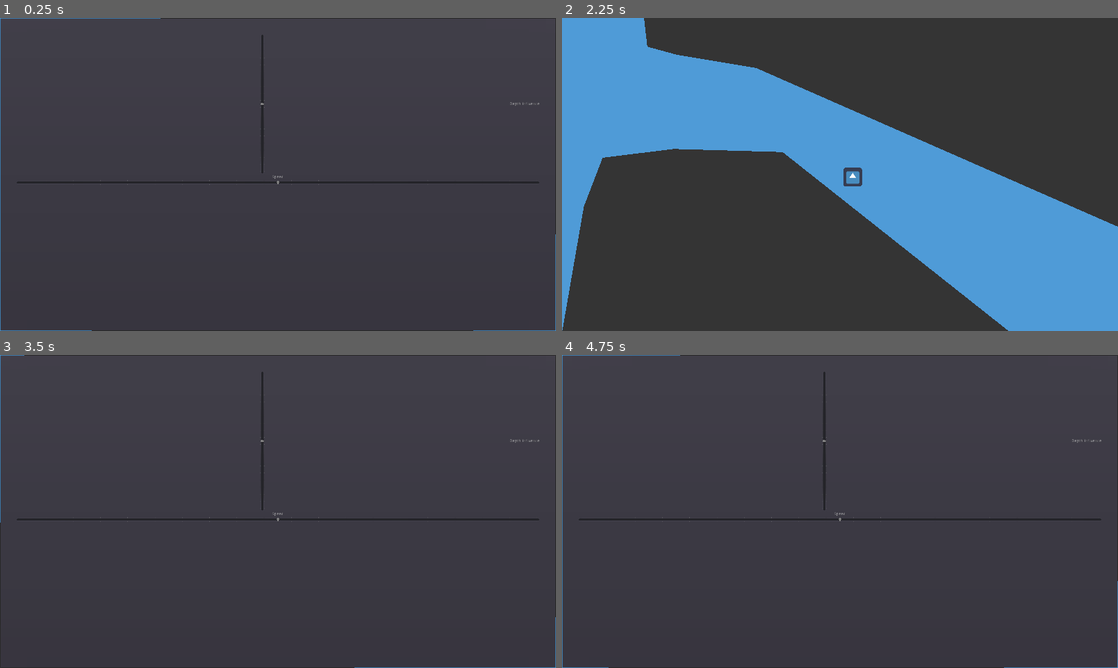
Above: before the commit, frames 1-4 (two rows, left to right).
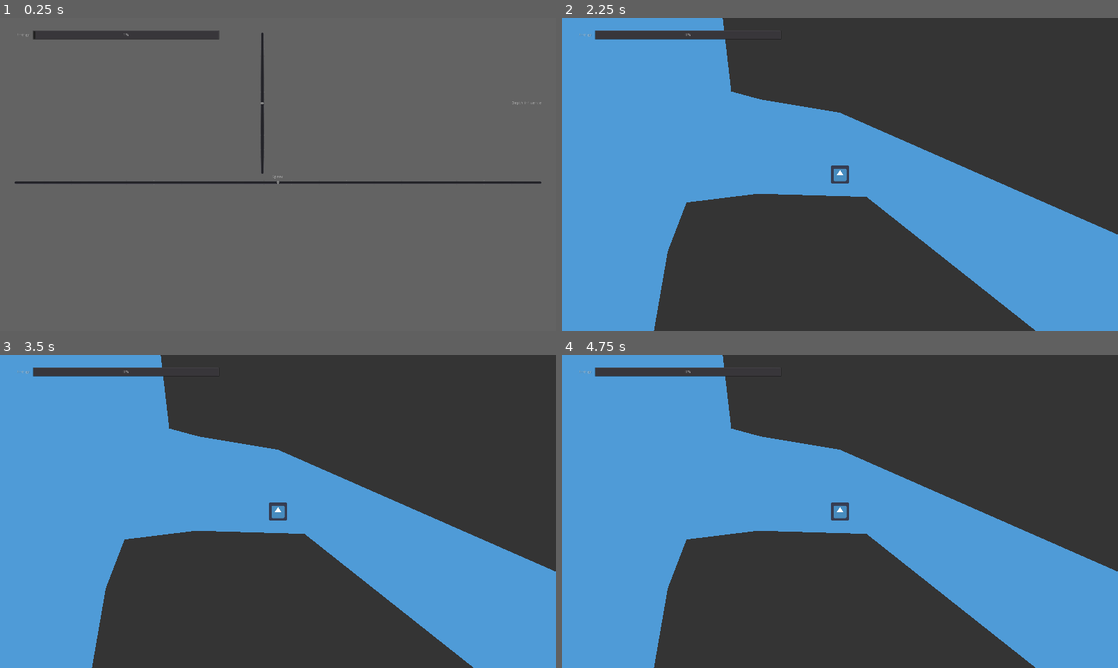
Above: after the commit, the same moments.

Repository: creikey/Podmornica
Game: Godot game, scene res://Main.tscn
Same seed, same stepped clock (60 frames per second), same inputs: the game is played once before the commit and once after it. The engine's default icon, where the game draws it, is replaced by a stand-in: a white triangle on a blue panel in a dark square.
Inputs:
- Up to frame 1 (0.25 s): no input
- Up to frame 2 (2.25 s): tap Enter at 0.5 s; hold D 0.53-1.28 s; hold Tab (g_toggle_controls) 0.53-1.28 s; hold S 1.28-2.03 s; tap Tab (g_toggle_controls) at 1.35 s; tap Space at 2 s; hold D from 2.03 s (still down); hold Tab (g_toggle_controls) from 2.03 s (still down)
- Up to frame 3 (3.5 s): release D at 2.78 s; release Tab (g_toggle_controls) at 2.78 s; hold W from 2.78 s (still down); tap Tab (g_toggle_controls) at 2.85 s
- Up to frame 4 (4.75 s): tap Enter at 3.5 s; release W at 3.53 s; hold Tab (g_toggle_controls) 3.53-4.28 s; hold A from 3.53 s (still down); tap Tab (g_toggle_controls) at 4.35 s

The runs differ from the first frame. In frame 1, 98% of the frame differs, in the area x 0-100%, y 0-100%; in frame 2, 19%; in frame 3, 47%; in frame 4, 47%.

Commit message:
Add energy consumption for viewing and moving

Diff:
--- /dev/null
+++ b/src/DepthSlider.gd
@@ -0,0 +1,6 @@
+extends HBoxContainer
+
+const player_state = preload("res://player_state.tres")
+
+func _process(delta):
+	player_state.controls.y = -$VSlider.value
--- a/src/Main.tscn
+++ b/src/Main.tscn
@@ -1,12 +1,18 @@
-[gd_scene load_steps=6 format=2]
+[gd_scene load_steps=10 format=2]
 
 [ext_resource path="res://icon.png" type="Texture" id=1]
 [ext_resource path="res://Submarine.gd" type="Script" id=2]
 [ext_resource path="res://nodes/RockFormation.tscn" type="PackedScene" id=3]
 [ext_resource path="res://ShipControls.gd" type="Script" id=4]
+[ext_resource path="res://DepthSlider.gd" type="Script" id=5]
+[ext_resource path="res://SpeedSlider.gd" type="Script" id=6]
+[ext_resource path="res://ShipEnergyDisplay.gd" type="Script" id=7]
 
 [sub_resource type="RectangleShape2D" id=1]
 extents = Vector2( 32, 32 )
+
+[sub_resource type="StyleBoxFlat" id=2]
+bg_color = Color( 0.388235, 0.388235, 0.388235, 1 )
 
 [node name="Main" type="Node2D"]
 
@@ -39,16 +45,15 @@
 [node name="ShipControls" type="PanelContainer" parent="UI"]
 anchor_right = 1.0
 anchor_bottom = 1.0
+custom_styles/panel = SubResource( 2 )
 script = ExtResource( 4 )
 __meta__ = {
 "_edit_use_anchors_": false
 }
 
 [node name="MarginContainer" type="MarginContainer" parent="UI/ShipControls"]
-margin_left = 7.0
-margin_top = 7.0
-margin_right = 1913.0
-margin_bottom = 1073.0
+margin_right = 1920.0
+margin_bottom = 1080.0
 custom_constants/margin_right = 50
 custom_constants/margin_top = 50
 custom_constants/margin_left = 50
@@ -57,26 +62,27 @@
 [node name="VBoxContainer" type="VBoxContainer" parent="UI/ShipControls/MarginContainer"]
 margin_left = 50.0
 margin_top = 50.0
-margin_right = 1856.0
-margin_bottom = 1016.0
+margin_right = 1870.0
+margin_bottom = 1030.0
 
 [node name="DepthSlider" type="HBoxContainer" parent="UI/ShipControls/MarginContainer/VBoxContainer"]
-margin_right = 1806.0
-margin_bottom = 481.0
+margin_right = 1820.0
+margin_bottom = 488.0
 size_flags_horizontal = 3
 size_flags_vertical = 3
+script = ExtResource( 5 )
 __meta__ = {
 "_edit_group_": true,
 "_edit_use_anchors_": false
 }
 
 [node name="VSlider" type="VSlider" parent="UI/ShipControls/MarginContainer/VBoxContainer/DepthSlider"]
-margin_right = 1699.0
-margin_bottom = 481.0
+margin_right = 1713.0
+margin_bottom = 488.0
 size_flags_horizontal = 3
 size_flags_vertical = 3
-min_value = -50.0
-max_value = 50.0
+min_value = -30.0
+max_value = 30.0
 step = 5.0
 tick_count = 20
 ticks_on_borders = true
@@ -86,39 +92,70 @@
 }
 
 [node name="Label" type="Label" parent="UI/ShipControls/MarginContainer/VBoxContainer/DepthSlider"]
-margin_left = 1703.0
-margin_top = 233.0
-margin_right = 1806.0
-margin_bottom = 247.0
+margin_left = 1717.0
+margin_top = 237.0
+margin_right = 1820.0
+margin_bottom = 251.0
 text = "Depth Influence"
 
 [node name="SpeedSlider" type="VBoxContainer" parent="UI/ShipControls/MarginContainer/VBoxContainer"]
-margin_top = 485.0
-margin_right = 1806.0
-margin_bottom = 966.0
+margin_top = 492.0
+margin_right = 1820.0
+margin_bottom = 980.0
 size_flags_horizontal = 3
 size_flags_vertical = 3
+script = ExtResource( 6 )
 __meta__ = {
 "_edit_group_": true,
 "_edit_use_anchors_": false
 }
 
 [node name="Label" type="Label" parent="UI/ShipControls/MarginContainer/VBoxContainer/SpeedSlider"]
-margin_right = 1806.0
+margin_right = 1820.0
 margin_bottom = 14.0
 text = "Speed"
 align = 1
 
-[node name="VSlider" type="HSlider" parent="UI/ShipControls/MarginContainer/VBoxContainer/SpeedSlider"]
+[node name="HSlider" type="HSlider" parent="UI/ShipControls/MarginContainer/VBoxContainer/SpeedSlider"]
 margin_top = 18.0
-margin_right = 1806.0
+margin_right = 1820.0
 margin_bottom = 34.0
-min_value = -50.0
-max_value = 50.0
+min_value = -30.0
+max_value = 30.0
 step = 5.0
 tick_count = 20
 ticks_on_borders = true
 
+[node name="ShipEnergyDisplay" type="HBoxContainer" parent="UI"]
+margin_left = 59.4837
+margin_top = 41.9886
+margin_right = 758.484
+margin_bottom = 74.9886
+script = ExtResource( 7 )
+__meta__ = {
+"_edit_group_": true,
+"_edit_use_anchors_": false
+}
+
+[node name="Label" type="Label" parent="UI/ShipEnergyDisplay"]
+margin_top = 9.0
+margin_right = 50.0
+margin_bottom = 23.0
+text = "Energy: "
+__meta__ = {
+"_edit_use_anchors_": false
+}
+
+[node name="ProgressBar" type="ProgressBar" parent="UI/ShipEnergyDisplay"]
+margin_left = 54.0
+margin_right = 699.0
+margin_bottom = 33.0
+size_flags_horizontal = 3
+size_flags_vertical = 3
+__meta__ = {
+"_edit_use_anchors_": false
+}
+
 [editable path="Environment/RockFormation"]
 
 [editable path="Environment/RockFormation2"]
--- a/src/PlayerState.gd
+++ b/src/PlayerState.gd
@@ -1,4 +1,5 @@
 extends Resource
 
-var vertical: float = 0.0
-var horizontal: float = 0.0
+var controls: Vector2 = Vector2()
+var energy: float = 0.0
+var viewing_controls: bool = true
--- a/src/ShipControls.gd
+++ b/src/ShipControls.gd
@@ -1,5 +1,10 @@
 extends PanelContainer
+
+const player_state = preload("res://player_state.tres")
 
 func _input(event):
 	if event.is_action_pressed("g_toggle_controls"):
+		if player_state.energy <= 1.0:
+			return
 		visible = !visible
+		player_state.viewing_controls = visible
--- /dev/null
+++ b/src/ShipEnergyDisplay.gd
@@ -0,0 +1,6 @@
+extends HBoxContainer
+
+const player_state = preload("res://player_state.tres")
+
+func _process(delta):
+	$ProgressBar.value = player_state.energy
--- /dev/null
+++ b/src/SpeedSlider.gd
@@ -0,0 +1,6 @@
+extends VBoxContainer
+
+const player_state = preload("res://player_state.tres")
+
+func _process(delta):
+	player_state.controls.x = $HSlider.value
--- a/src/Submarine.gd
+++ b/src/Submarine.gd
@@ -1,13 +1,35 @@
 extends KinematicBody2D
 
+const player_state = preload("res://player_state.tres")
+
+const energy_rate_nothrust = 5.0
+const energy_rate_thrust = -1.0
+const energy_rate_viewing = -10.0
+
+const max_horizontal_velocity = 400.0
+const max_vertical_velocity = 400.0
+
+var accel: Vector2 = Vector2()
 var vel: Vector2 = Vector2()
 
+func _process(delta):
+	var cur_energy_rate: float = energy_rate_nothrust
+
+	if player_state.controls.length() > 1.0:
+		cur_energy_rate = energy_rate_thrust
+
+	if not player_state.viewing_controls:
+		cur_energy_rate = energy_rate_viewing
+
+	player_state.energy += cur_energy_rate*delta
+
 func _physics_process(delta):
-	var move: Vector2 = Vector2(
-		int(Input.is_key_pressed(KEY_D)) - int(Input.is_key_pressed(KEY_A)),
-		int(Input.is_key_pressed(KEY_S)) - int(Input.is_key_pressed(KEY_W))
-	)
 
-	vel = move*300.0
+	accel = player_state.controls
+
+	vel += accel*delta
 
 	vel = move_and_slide(vel)
+
+	vel.x = clamp(vel.x, -max_horizontal_velocity, max_horizontal_velocity)
+	vel.y = clamp(vel.y, -max_vertical_velocity, max_vertical_velocity)
--- /dev/null
+++ b/src/player_state.tres
@@ -0,0 +1,6 @@
+[gd_resource type="Resource" load_steps=2 format=2]
+
+[ext_resource path="res://PlayerState.gd" type="Script" id=1]
+
+[resource]
+script = ExtResource( 1 )
